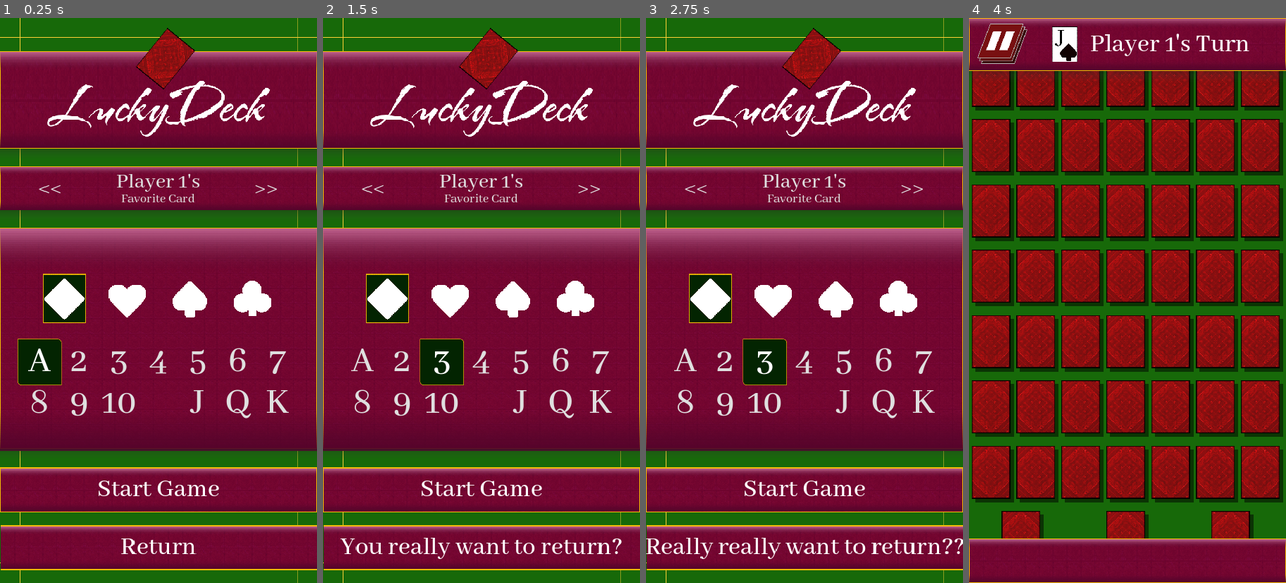
Above: before the commit, frames 1-4 (left to right).
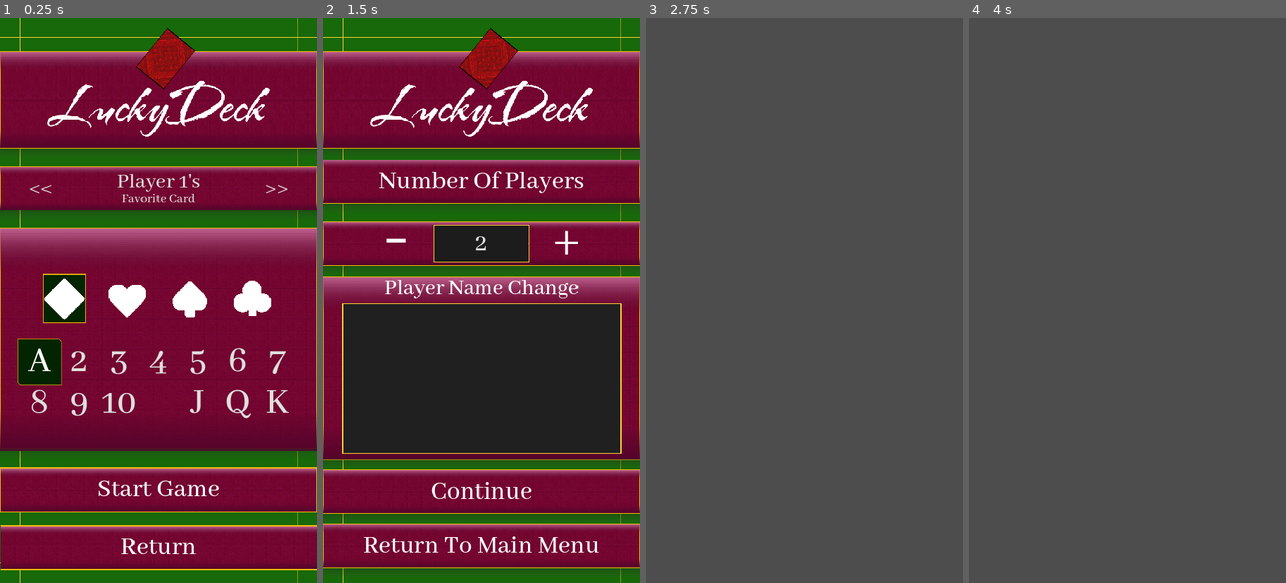
Above: after the commit, the same moments.

Repository: Yavuz7/LuckyDeck
Game: Godot game, scene res://Menus/player_favorite_card_menu.tscn
Same seed, same stepped clock (60 frames per second), same inputs: the game is played once before the commit and once after it. This scene is started directly instead of the project's main scene.
Inputs (mouse positions are in pixels of both pictures, inside the frame that each line leads up to):
- Up to frame 1 (0.25 s): no input
- Up to frame 2 (1.5 s): click "3" at 0.5 s; click "Return" at 1.25 s
- Up to frame 3 (2.75 s): click (804, 543) at 2 s, where only the run after the commit has a clickable "Return To Main Menu"
- Up to frame 4 (4 s): click (1127, 492) at 2.75 s, where only the run before the commit has a clickable "Start Game"; click (994, 80) at 3.52 s

The runs differ from the first frame. In frame 1, 0.4% of the frame differs, in the area x 9-91%, y 27-33%; in frame 2, 45%; in frame 3, 100%; in frame 4, 100%, in the area x 0-100%, y 0-100%.
Error before the commit: Invalid access of index '0' on a base object of type: 'Array'. (res://Scripts/PlayerFavoriteCardMenu.gd:22)
Error after the commit: Invalid access to property or key 'favoriteCards' on a base object of type 'Nil'. (res://Scripts/PlayerFavoriteCardMenu.gd:16)

Commit message:
Successfully added saving and loading data to player select

Diff:
--- a/Menus/player_favorite_card_menu.tscn
+++ b/Menus/player_favorite_card_menu.tscn
@@ -111,13 +111,15 @@
 
 [node name="PlayerChange" type="HBoxContainer" parent="mainLayoutCredits/SelectionBox/PlayerHeading"]
 layout_mode = 1
-anchors_preset = 15
-anchor_right = 1.0
+anchors_preset = -1
+anchor_left = 0.0583333
+anchor_right = 0.944444
 anchor_bottom = 1.0
 grow_horizontal = 2
 grow_vertical = 2
 theme_override_constants/separation = 100
 alignment = 1
+metadata/_edit_use_anchors_ = true
 
 [node name="BackButton" type="Button" parent="mainLayoutCredits/SelectionBox/PlayerHeading/PlayerChange"]
 custom_minimum_size = Vector2(100, 0)
@@ -132,6 +134,7 @@
 
 [node name="VBoxContainer" type="VBoxContainer" parent="mainLayoutCredits/SelectionBox/PlayerHeading/PlayerChange"]
 layout_mode = 2
+size_flags_horizontal = 6
 size_flags_vertical = 4
 theme_override_constants/separation = -12
 
--- a/Menus/player_number_selection.gd
+++ b/Menus/player_number_selection.gd
@@ -12,8 +12,9 @@
 func _ready():
 	for n in range(previousNumOfPlayers):
 		var instance = player_line_edit.instantiate()
-		if(arrayOfCustomNames.size() > 0 && arrayOfCustomNames.size() > n):
-			instance.set_text(arrayOfCustomNames[n - 1])
+		var customName = get_custom_name(n)
+		if(customName):
+			instance.set_text(customName)
 		else:
 			instance.set_text("Player " + str(n+ 1))
 			arrayOfCustomNames.append(instance.text);
@@ -48,12 +49,16 @@
 	GameManager.numOfPlayers = players.value
 	var arrayOfNamesToUse = arrayOfCustomNames.slice(0,players.value)
 	GameManager.playerNames = arrayOfNamesToUse
+	SaveManager.save_game_settings({"numOfPlayers" : str(players.value), "customNames" : arrayOfCustomNames})
+	SaveManager.update_data()
 	get_parent().add_child(playerFavoriteCardSelection.instantiate())
 	self.queue_free()
 
 
 func _on_return_to_main_menu_pressed():
 	SoundManager.play_preset(SoundManager.RETURN_SOUND)
+	SaveManager.save_game_settings({"numOfPlayers" : str(players.value), "customNames" : arrayOfCustomNames})
+	SaveManager.update_data()
 	self.queue_free()
 
 #This function Adds and removes children to match the number of players
@@ -65,7 +70,7 @@
 			var instance = player_line_edit.instantiate()
 			instance.place = playerNames.get_child_count()
 			instance.text_send.connect(_received_text_change)
-#Replace text with previous name
+			#Replace text with previous name
 			var customName = get_custom_name(playerNames.get_child_count());
 			if(customName):
 				instance.set_text(customName)
--- a/Scripts/PlayerFavoriteCardMenu.gd
+++ b/Scripts/PlayerFavoriteCardMenu.gd
@@ -13,8 +13,11 @@
 var valueIndexes = Array()
 enum suitValues{none,Diamond,Heart,Spade,Club}
 
+var loadedCards = SaveManager.loadedData["favoriteCards"]
+
 # Called when the node enters the scene tree for the first time.
 func _ready():
+	print(loadedCards)
 	currentPlayers = GameManager.numOfPlayers
 	playerNames = GameManager.playerNames
 	suitIndexes = suitSelect.get_buttons()
@@ -73,20 +76,13 @@
 
 
 func _on_return_double_check_pressed():
-	if(returnButton.text == "Return"):
-		returnButton.text = "You really want to return?"
-		await get_tree().create_timer(5).timeout
-		returnButton.text = "Return"
-	elif(returnButton.text == "You really want to return?"):
-		returnButton.text = "Really really want to return??"
-	elif(returnButton.text == "Really really want to return??"):
-		SoundManager.play_preset(SoundManager.RETURN_SOUND)
-		get_parent().call_deferred("add_child",load("res://Menus/player_number_selection.tscn").instantiate())
-		self.queue_free()
+	SoundManager.play_preset(SoundManager.RETURN_SOUND)
+	get_parent().call_deferred("add_child",load("res://Menus/player_number_selection.tscn").instantiate())
+	self.queue_free()
 
 func sendToGameManager():
+	GameManager.playerFavoriteCards = playerFavoriteCards
 	fillPlayerArray()
-	GameManager.playerFavoriteCards = playerFavoriteCards
 	print(playerFavoriteCards)
 	pass
 
--- a/Scripts/saveManager.gd
+++ b/Scripts/saveManager.gd
@@ -5,9 +5,13 @@
 #
 #custonNames, numOfPlayers, favoriteCards, cardBacks
 func _ready():
-	loadedData = load_game_settings(["customNames","numOfPlayers","favoriteCards"])
-#	save_game_settings({"customNames":["Joey Wheeler", "Kevin"],"numOfPlayers":2, "favoriteCards":{ 0: [2, 1], 1: [3, 11], 2: [4, 12] }})
-	save_game_settings({"numOfPlayers" : "3"})
+	loadedData = load_game_settings(["customNames","numOfPlayers","favoriteCards","cardBacks"])
+#	save_game_settings({"customNames":["Joey Wheeler", "Kevin"],"numOfPlayers":2, "favoriteCards":{ 0: [2, 1], 1: [3, 11], 2: [4, 12], "cardBacks":[0,1,2] }})
+	print(loadedData)
+
+func update_data():
+		loadedData = load_game_settings(["customNames","numOfPlayers","favoriteCards","cardBacks"])
+		print(loadedData["favoriteCards"])
 
 func save_game_settings(save_data_dict):
 	var config = ConfigFile.new()
@@ -20,8 +24,6 @@
 
 
 	for key in save_data_dict:
-		var temp = config.get_value("Settings", key)
-		print(temp)
 		config.set_value("Settings",key,save_data_dict[key])
 
 	config.save("user://savedGameSettings.cfg")
